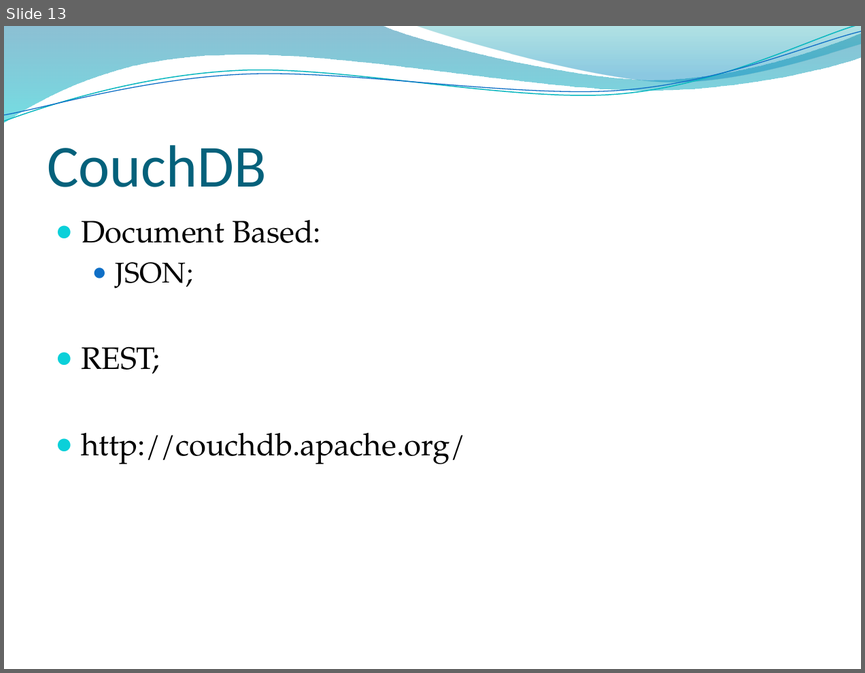
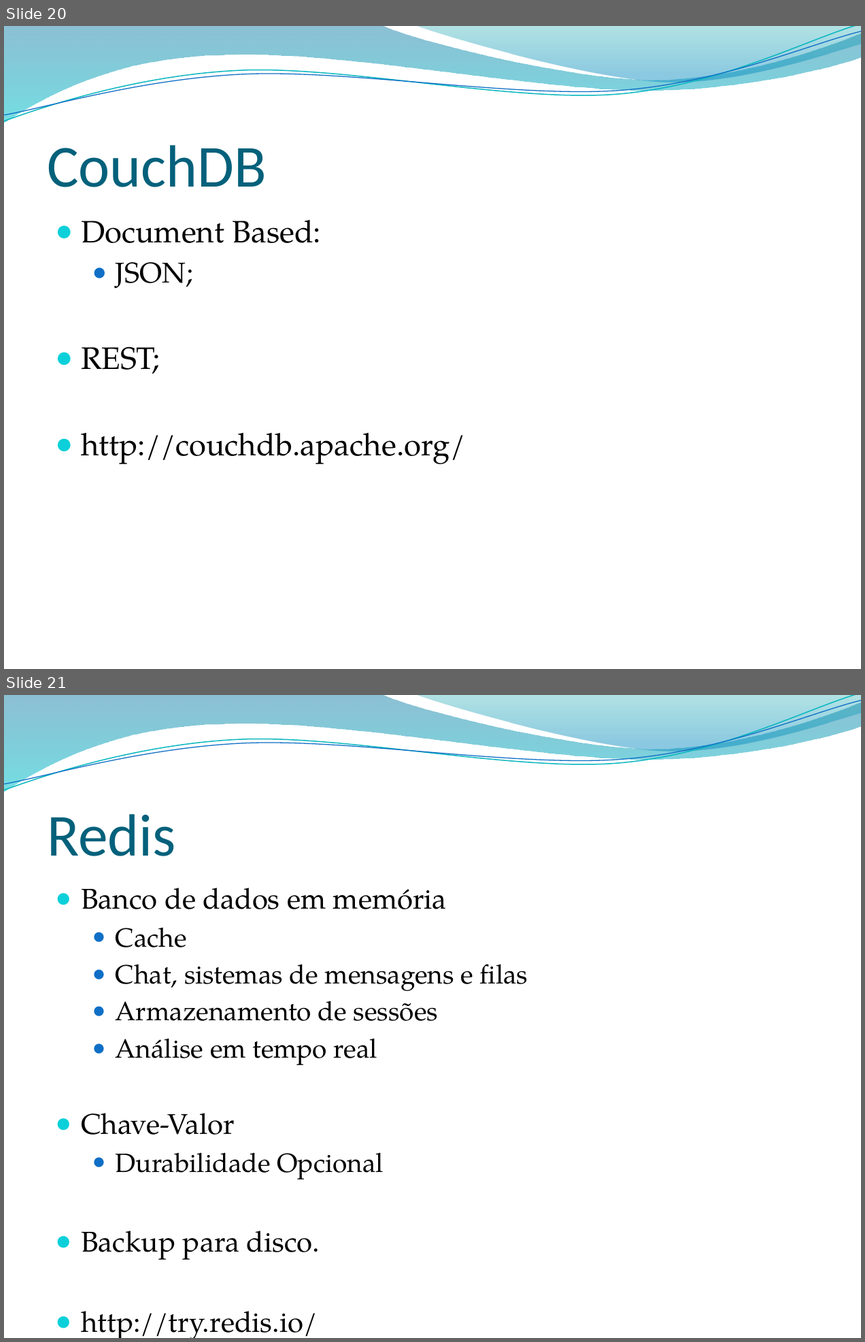
Before and after one commit to leonardopordeus/BD, a slide deck: Aula04.pptx. Shown one above the other, each under a label of ours: slide 13 before the commit, slides 20 and 21 after it. The pictures are 865x673 and 865x1342 pixels, drawn with LibreOffice and Linux fonts; fonts in the diff are those of the drawing; background and template pictures are left out. Boxes give left, top, right and bottom in pixels: in the first picture for what was removed or moved away, otherwise in the second. Text is boxed around its words. In the diff, an @@ line names an element or a change of style, - is before the commit and + after.

```diff
--- a/Aula04.pptx
+++ b/Aula04.pptx
@@ slide 21 added at (4,695,861,1338), background picture (left out); not listed: 4 template elements that a slide beside it also shows @@
@@ title added at (47,814,176,856), 50 pt, text #04617B @@
+Redis
@@ text added at (81,887,528,1338), 22.2 pt, text #000000 @@
+● Banco de dados em memória
+  ● Cache
+  ● Chat, sistemas de mensagens e filas
+  ● Armazenamento de sessões
+  ● Análise em tempo real
+● Chave-Valor
+  ● Durabilidade Opcional
+● Backup para disco.
+● http://try.redis.io/
@@ what was slide 13 is now slide 20 @@
```
Also in this commit, not shown: 5 slides changed, 8 other slides added, 3 other files.
